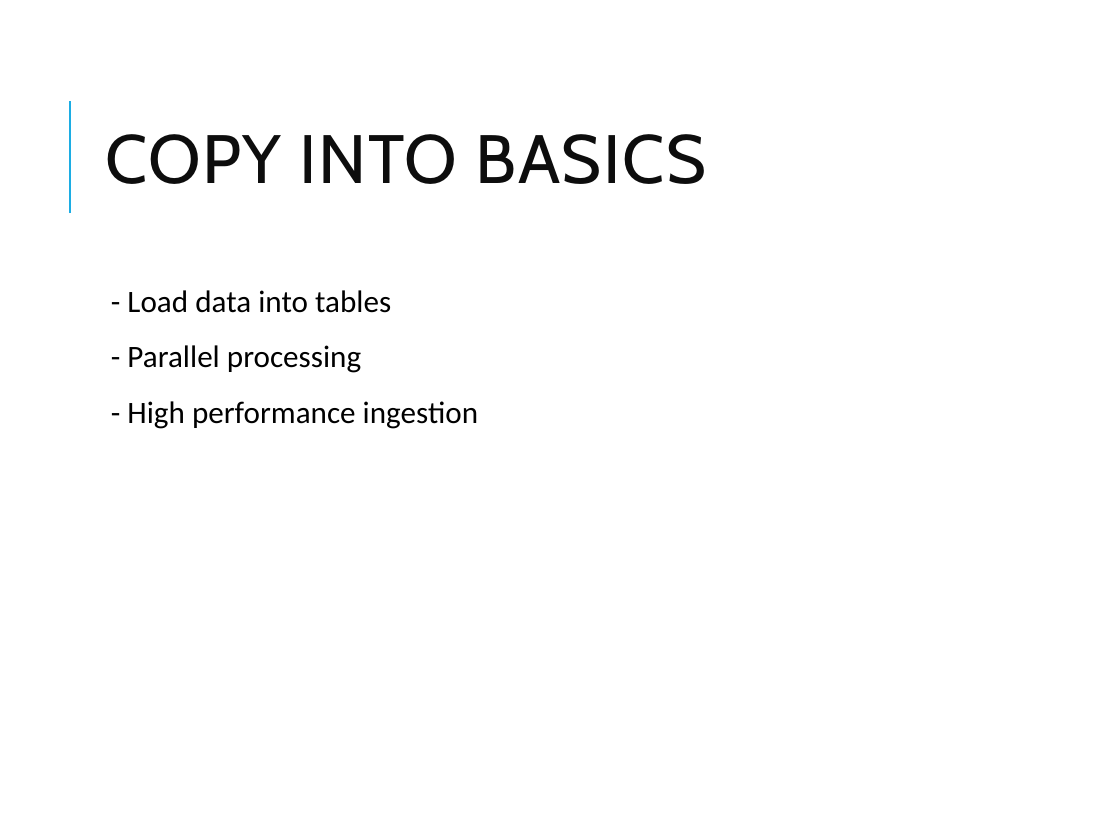
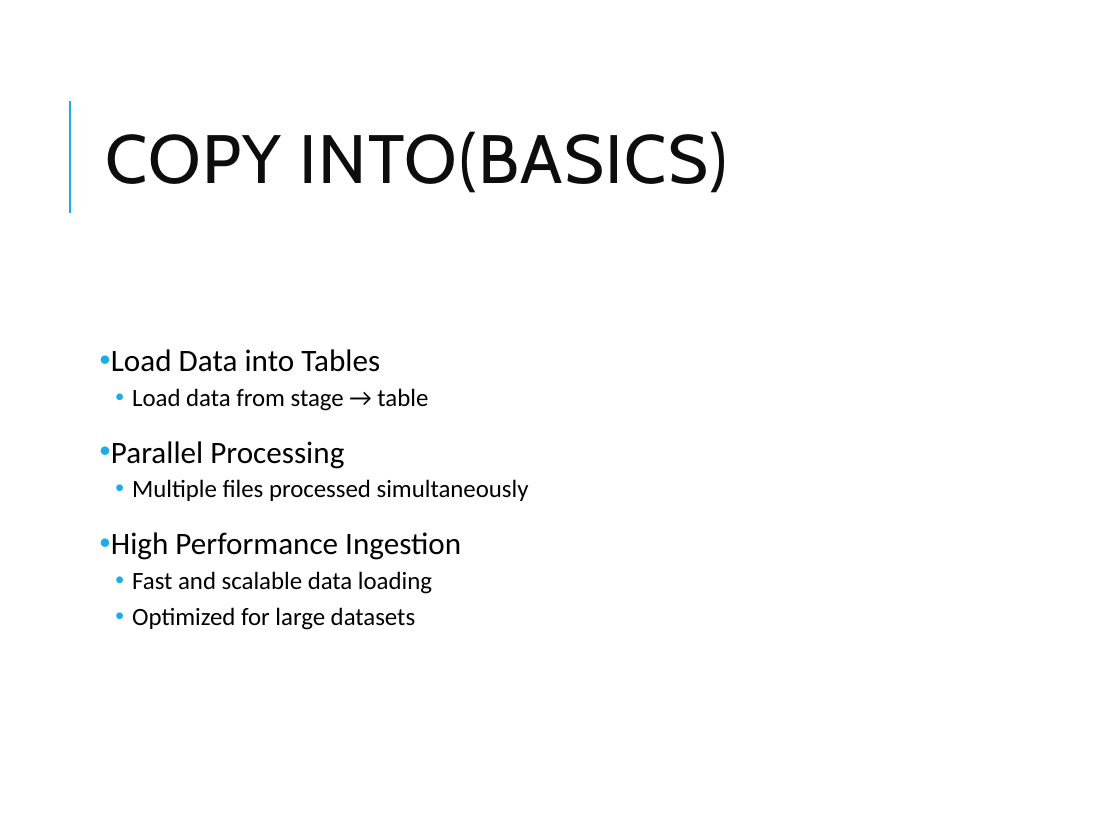
Before and after one commit to vikash-verma-profile/DE-Sig-March-2026, a slide deck: slide 5 of Week-2/Day-5/Snowflake_Modules_4_6.pptx. Drawn at 1120x840 pixels with LibreOffice and Linux fonts; fonts in the diff are those of the drawing. Boxes give left, top, right and bottom in pixels: in the first picture for what was removed or moved away, otherwise in the second. Text is boxed around its words. In the diff, an @@ line names an element or a change of style, - is before the commit and + after.

```diff
--- a/Week-2/Day-5/Snowflake_Modules_4_6.pptx
+++ b/Week-2/Day-5/Snowflake_Modules_4_6.pptx
@@ title at [105,131,727,193]: text changed @@
-COPY INTO BASICS
+COPY INTO(BASICS)
@@ text at [111,349,529,630]: text changed; size 20 to 16 pt @@
-  - Load data into tables
-  - Parallel processing
-  - High performance ingestion
+• Load Data into Tables
+  • Load data from stage → table
+• Parallel Processing
+  • Multiple files processed simultaneously
+• High Performance Ingestion
+  • Fast and scalable data loading
+  • Optimized for large datasets
```
Also in this commit, not shown: 19 other slides changed, 5 slides added, 23 other files.
